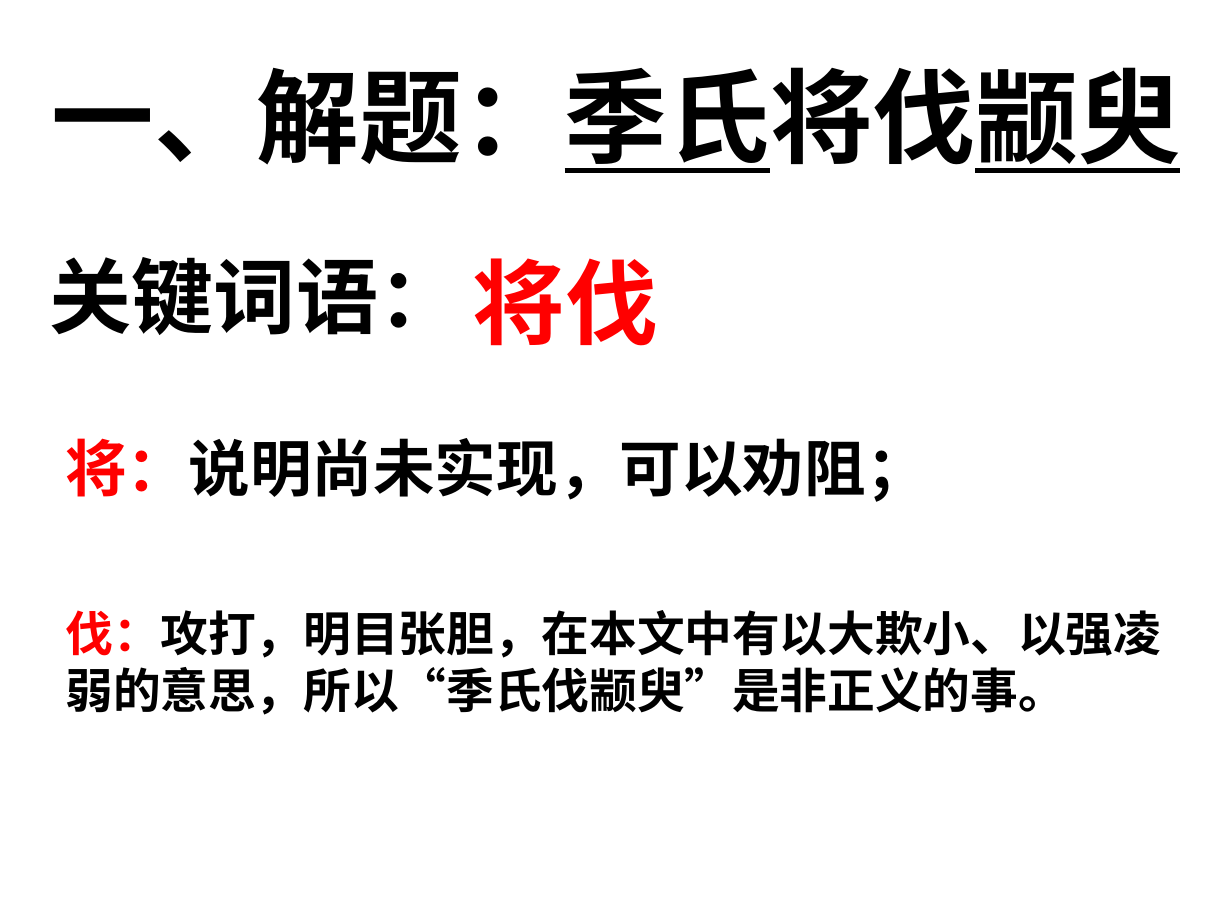
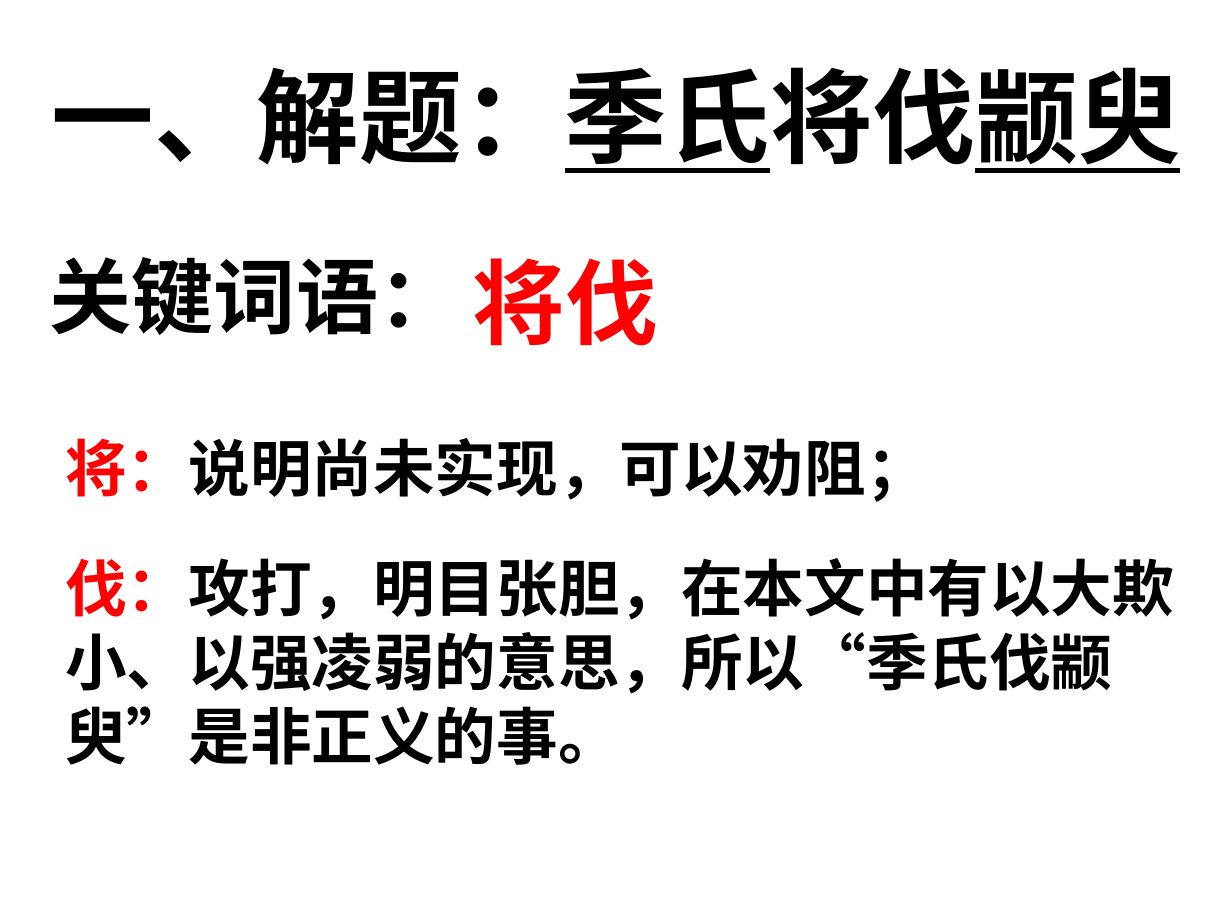
Before and after one commit to CCCxshen/ZhuanShengBen, a slide deck: slide 6 of Chinese/季氏将伐颛臾/《季氏将伐颛臾》课件.ppt. Drawn at 1232x924 pixels with LibreOffice and Linux fonts; fonts in the diff are those of the drawing; background and template pictures are left out. Boxes give left, top, right and bottom in pixels: in the first picture for what was removed or moved away, otherwise in the second. Text is boxed around its words. In the diff, an @@ line names an element or a change of style, - is before the commit and + after.

```diff
--- a/Chinese/季氏将伐颛臾/《季氏将伐颛臾》课件.ppt
+++ b/Chinese/季氏将伐颛臾/《季氏将伐颛臾》课件.ppt
@@ text "伐：攻打，明目张胆，在本文中有以大欺小、以强凌弱的意思，所以“季氏伐颛臾”是非正义的事。" at box(65, 558, 1174, 765): size 27.9 to 36 pt @@
```
Also in this commit, not shown: 8 other slides changed, 2 other files.
